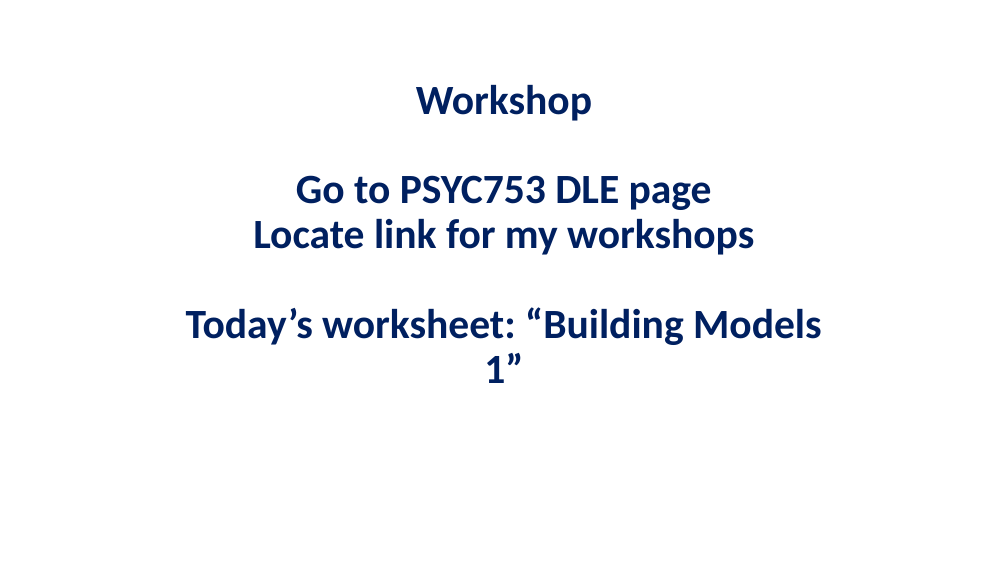
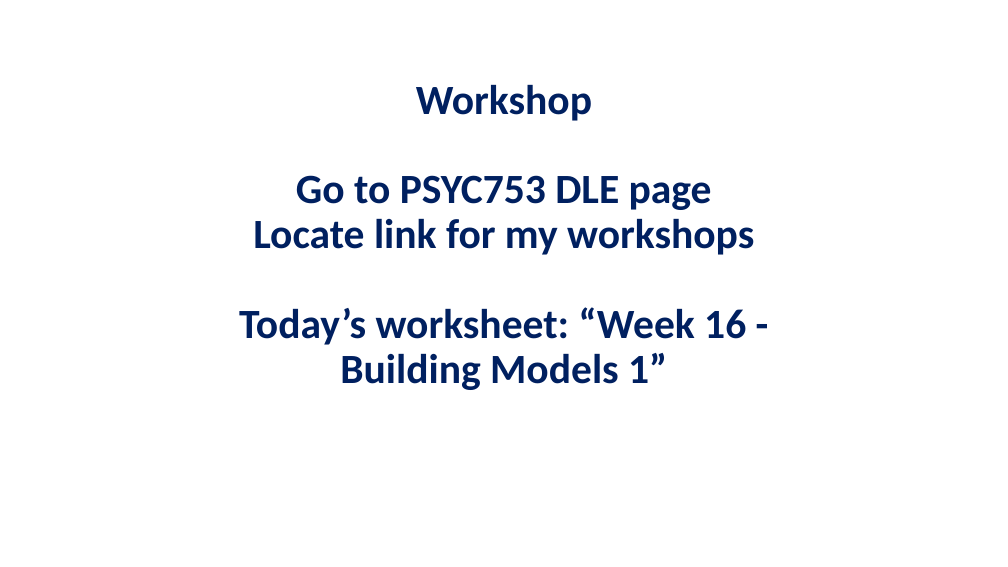
Before and after one commit to chrisjberry/datafluencyCB, a slide deck: slide 18 of slides/PSYC753_Chris1.pptx. Drawn at 1008x567 pixels with LibreOffice and Linux fonts; fonts in the diff are those of the drawing. Boxes give left, top, right and bottom in pixels: in the first picture for what was removed or moved away, otherwise in the second. Text is boxed around its words. In the diff, an @@ line names an element or a change of style, - is before the commit and + after.

```diff
--- a/slides/PSYC753_Chris1.pptx
+++ b/slides/PSYC753_Chris1.pptx
@@ title at (239, 84, 754, 390): text changed @@
-Workshop
-Go to PSYC753 DLE page
-Locate link for my workshops
-Today’s worksheet: “Building Models 1”
+Workshop
+Go to PSYC753 DLE page
+Locate link for my workshops
+Today’s worksheet: “Week 16 - Building Models 1”
```
Also in this commit, not shown: 1 other slide changed.
